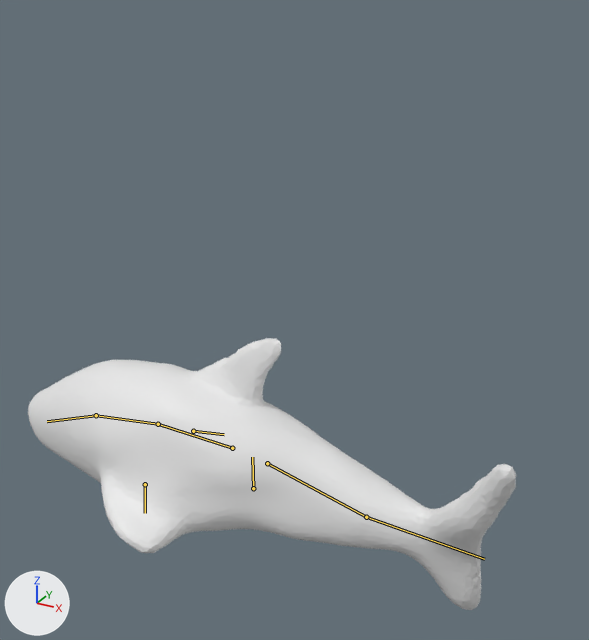
The glTF model assets/models/shark.gltf as it was, and as the next commit left it.
Rendered twice from a 50 mm camera at (462.0, -732.0, 611.0) aimed at (37.0, 40.0, 225.0). The axes (+X, +Y, +Z) are drawn at lower left. The lights are the same throughout. The bones that bend it are drawn over the model as lines.

The first picture shows 'shark'.
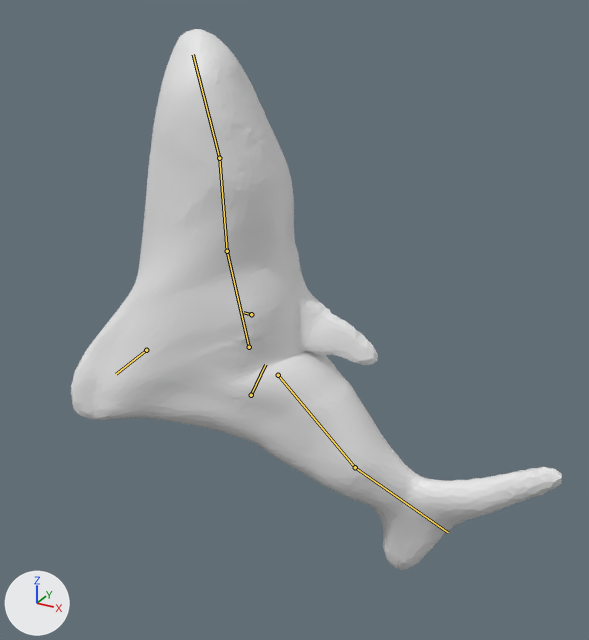
The newer file adds an action. The first version stands in its rest pose; the second is drawn at frame 27 of the action 'jump'.

Location of each change, (x1, y1, x2, y2) in pixels of the pictures (589 x 640 px):
'shark', posed (99% taller)
    before: (28, 338, 516, 610)
    after: (71, 29, 562, 570)
bone 'root', root to tip
    before: (253, 488) to (252, 457)
    after: (251, 395) to (265, 364)
bone 'spine', root to tip
    before: (232, 448) to (158, 424)
    after: (249, 347) to (227, 251)
bone 'neck', root to tip
    before: (158, 424) to (96, 415)
    after: (227, 251) to (219, 158)
bone 'fin_r', root to tip
    before: (193, 431) to (224, 434)
    after: (251, 314) to (243, 312)
bone 'fin_l', root to tip
    before: (145, 484) to (145, 513)
    after: (146, 350) to (116, 374)
bone 'tail', root to tip
    before: (267, 463) to (366, 517)
    after: (278, 375) to (355, 467)
bone 'tail_tip', root to tip
    before: (366, 517) to (484, 559)
    after: (355, 467) to (448, 532)

The change in detail:
Bone 'root' (bone_root) moves from (0.0, 0.0, 0.0) to (0.0, 135.0, 0.0).
Bone 'root' (bone_root) turns from (0, 0, 0) to (-6, -9, -21) degrees about its own x, y and z.
Bone 'spine' (bone_spine) turns from (0, 0, 0) to (-11, -4, -50) degrees about its own x, y and z.
Bone 'neck' (bone_neck) turns from (0, 0, 0) to (1, 3, -28) degrees about its own x, y and z.
Bone 'fin_r' (bone_fin_r) moves from (0.0, 0.0, 0.0) to (-13.0, 41.0, -28.0).
Bone 'fin_r' (bone_fin_r) turns from (0, 0, 0) to (4, 10, -68) degrees about its own x, y and z.
Bone 'fin_l' (bone_fin_l) moves from (0.0, 0.0, 0.0) to (-2.0, 8.0, -1.0).
Bone 'fin_l' (bone_fin_l) turns from (0, 0, 0) to (16, -5, -61) degrees about its own x, y and z.
Bone 'tail' (bone_tail) moves from (0.0, 0.0, 0.0) to (-1.0, -3.0, 4.0).
Bone 'tail' (bone_tail) turns from (0, 0, 0) to (13, -1, 10) degrees about its own x, y and z.
Bone 'tail_tip' (bone_tail_tip) turns from (0, 0, 0) to (11, -11, -2) degrees about its own x, y and z.
